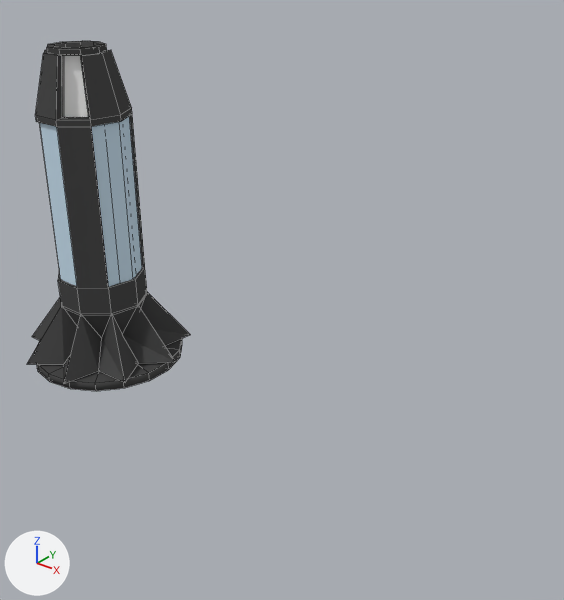
What one commit did to the Blender file Assets/Models/RoomObjects/Nuker/nuker_v2.blend.
Camera for both pictures: a camera (50 mm lens) standing at (3.14, -2.39, 2.18) and looking at (1.21, 0.04, 0.67). Arrows for +X, +Y and +Z are at lower left; the lights stay in place. The older version comes first. Mesh edges are drawn as thin lines.
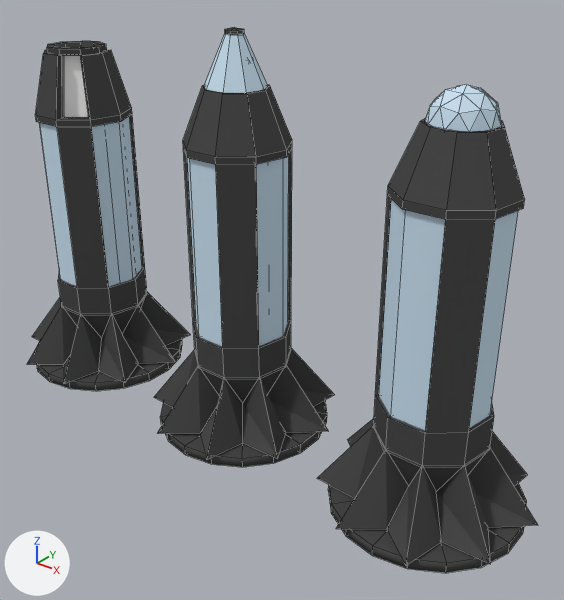
Commit message: added 2 more version for nuker

Location of each change, [x1, y1, x2, y2] in pixels of the pictures (564 x 600 px):
'Circle.002', added
    after: [318, 84, 538, 573]
    faces in mat_nuker_frame (dark grey #4b4b4b): [318, 119, 538, 573]
    faces in mat_nuker_glass (pale blue #cbe2f1): [379, 84, 519, 430]
'Circle.001', added
    after: [154, 27, 335, 467]
    faces in mat_nuker_frame (dark grey #4b4b4b): [154, 27, 335, 467]
    faces in mat_nuker_glass (pale blue #cbe2f1): [187, 33, 289, 346]

Edits to the bpy script that builds the scene:
```text
Add me_circle_002:
    me_circle_002.from_pydata(...)  # 300 vertices, 361 faces, 9 loose edges; spans x -1.11..1.11, y -1.06..1.12, z 0.0..4.21
    # faces by material slot: [80, 186, 59, 36]
    me_circle_002.materials.append(mat_nuker_ghodium)  # white #fffffe
    me_circle_002.materials.append(mat_nuker_frame)  # dark grey #4b4b4b
    me_circle_002.materials.append(mat_nuker_glass)  # pale blue #cbe2f1
    me_circle_002.materials.append(mat_nuker_energy)  # yellow #e7e700
Add me_circle_001:
    me_circle_001.from_pydata(...)  # 320 vertices, 374 faces; spans x -1.11..1.11, y -1.06..1.12, z 0.0..4.45
    # faces by material slot: [80, 240, 18, 36]
    me_circle_001.materials.append(mat_nuker_ghodium)  # white #fffffe
    me_circle_001.materials.append(mat_nuker_frame)  # dark grey #4b4b4b
    me_circle_001.materials.append(mat_nuker_glass)  # pale blue #cbe2f1
    me_circle_001.materials.append(mat_nuker_energy)  # yellow #e7e700
Add ob_circle_002:
    ob_circle_002 = bpy.data.objects.new('Circle.002', me_circle_002)
    ob_circle_002.location = (2.0, 0.0, 0.0)
    ob_circle_002.scale = (0.405, 0.405, 0.405)
Add ob_circle_001:
    ob_circle_001 = bpy.data.objects.new('Circle.001', me_circle_001)
    ob_circle_001.location = (1.0, 0.0, 0.0)
    ob_circle_001.scale = (0.405, 0.405, 0.405)
```
